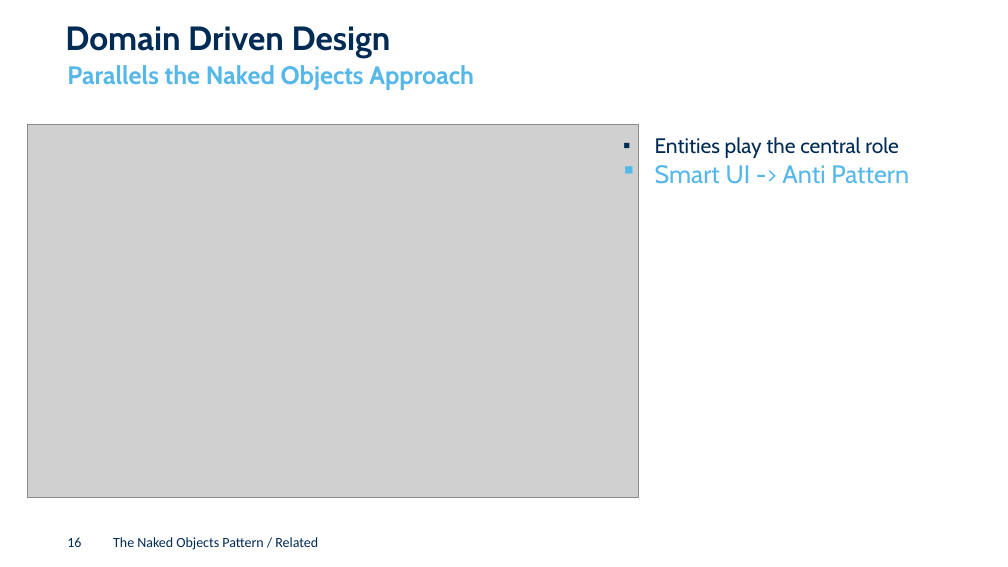
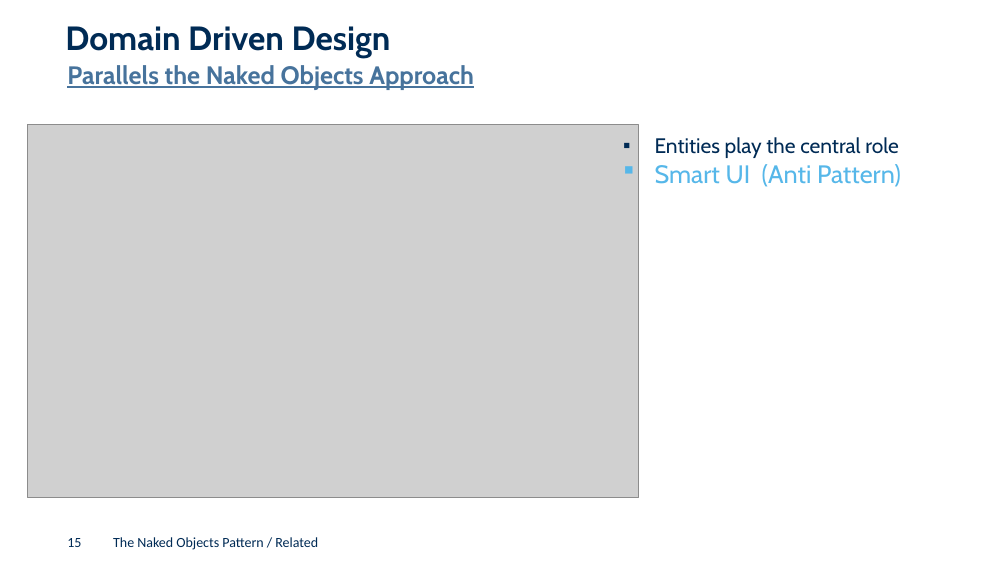
Before and after one commit to joerg-rade/dddsample-isis, a slide deck: slide 15 of NakedObjects.pptx (slide 16 before the commit). Drawn at 1008x567 pixels with LibreOffice and Linux fonts; fonts in the diff are those of the drawing; grey boxes stand for pictures; background and template pictures are left out. Boxes give left, top, right and bottom in pixels: in the first picture for what was removed or moved away, otherwise in the second. Text is boxed around its words. In the diff, an @@ line names an element or a change of style, - is before the commit and + after.

```diff
--- a/NakedObjects.pptx
+++ b/NakedObjects.pptx
@@ subtitle "Parallels the Naked Objects Approach" at (x1=67, y1=65, x2=474, y2=90): text colour #56B7E9 to #47739C, underline on @@
@@ text at (x1=655, y1=164, x2=901, y2=187): text changed @@
-Smart UI -> Anti Pattern
+Smart UI (Anti Pattern)
@@ page number at (x1=67, y1=538, x2=81, y2=547): text changed @@
-16
+15
```
Also in this commit, not shown: 16 other slides changed, 2 slides added, 1 slide removed, 4 other files.
